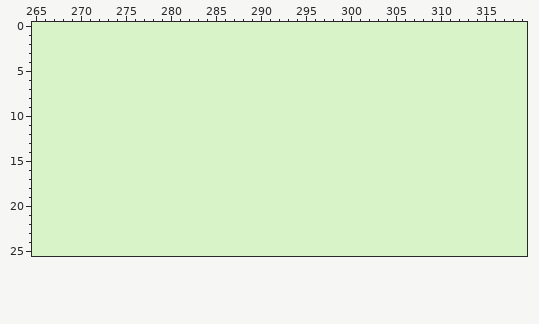
Two versions of one pixel-art file, assets/screen.aseprite. The first picture shows the starting point.
320x240 pixels, 1 frame. Colours within 5 levels of each other are drawn and written as one. Shown: x 265..319, y 0..25. The commit also changed other parts of the picture, which this record leaves out.
Once edited:
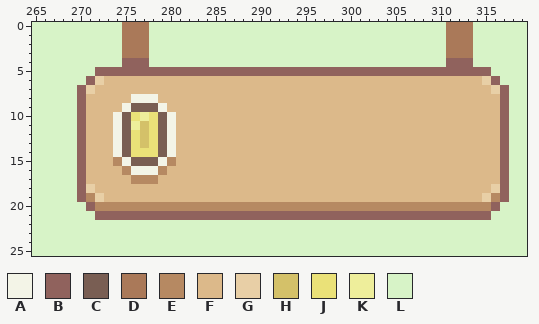
Palette (. is transparent): A #f3f4e7  B #90625d  C #795e53  D #aa7959  E #b68962  F #dcb98a  G #e8cfa6  H #d4c169  J #eae178  K #eeee9b  L #d7f3c7
The author wrote: breeding result price background
Edits made:
layer "Market/prices Copy" added
--- layer "Market/prices Copy"
@@ x 265..319 @@
- 0 LLLLLLLLLLLLLLLLLLLLLLLLLLLLLLLLLLLLLLLLLLLLLLLLLLLLLLL
- 1 LLLLLLLLLLLLLLLLLLLLLLLLLLLLLLLLLLLLLLLLLLLLLLLLLLLLLLL
- 2 LLLLLLLLLLLLLLLLLLLLLLLLLLLLLLLLLLLLLLLLLLLLLLLLLLLLLLL
- 3 LLLLLLLLLLLLLLLLLLLLLLLLLLLLLLLLLLLLLLLLLLLLLLLLLLLLLLL
- 4 LLLLLLLLLLLLLLLLLLLLLLLLLLLLLLLLLLLLLLLLLLLLLLLLLLLLLLL
- 5 LLLLLLLLLLLLLLLLLLLLLLLLLLLLLLLLLLLLLLLLLLLLLLLLLLLLLLL
- 6 LLLLLLLLLLLLLLLLLLLLLLLLLLLLLLLLLLLLLLLLLLLLLLLLLLLLLLL
- 7 LLLLLLLLLLLLLLLLLLLLLLLLLLLLLLLLLLLLLLLLLLLLLLLLLLLLLLL
- 8 LLLLLLLLLLLLLLLLLLLLLLLLLLLLLLLLLLLLLLLLLLLLLLLLLLLLLLL
- 9 LLLLLLLLLLLLLLLLLLLLLLLLLLLLLLLLLLLLLLLLLLLLLLLLLLLLLLL
-10 LLLLLLLLLLLLLLLLLLLLLLLLLLLLLLLLLLLLLLLLLLLLLLLLLLLLLLL
-11 LLLLLLLLLLLLLLLLLLLLLLLLLLLLLLLLLLLLLLLLLLLLLLLLLLLLLLL
-12 LLLLLLLLLLLLLLLLLLLLLLLLLLLLLLLLLLLLLLLLLLLLLLLLLLLLLLL
-13 LLLLLLLLLLLLLLLLLLLLLLLLLLLLLLLLLLLLLLLLLLLLLLLLLLLLLLL
-14 LLLLLLLLLLLLLLLLLLLLLLLLLLLLLLLLLLLLLLLLLLLLLLLLLLLLLLL
-15 LLLLLLLLLLLLLLLLLLLLLLLLLLLLLLLLLLLLLLLLLLLLLLLLLLLLLLL
-16 LLLLLLLLLLLLLLLLLLLLLLLLLLLLLLLLLLLLLLLLLLLLLLLLLLLLLLL
-17 LLLLLLLLLLLLLLLLLLLLLLLLLLLLLLLLLLLLLLLLLLLLLLLLLLLLLLL
-18 LLLLLLLLLLLLLLLLLLLLLLLLLLLLLLLLLLLLLLLLLLLLLLLLLLLLLLL
-19 LLLLLLLLLLLLLLLLLLLLLLLLLLLLLLLLLLLLLLLLLLLLLLLLLLLLLLL
-20 LLLLLLLLLLLLLLLLLLLLLLLLLLLLLLLLLLLLLLLLLLLLLLLLLLLLLLL
-21 LLLLLLLLLLLLLLLLLLLLLLLLLLLLLLLLLLLLLLLLLLLLLLLLLLLLLLL
+ 0 LLLLLLLLLLDDDLLLLLLLLLLLLLLLLLLLLLLLLLLLLLLLLLDDDLLLLLL
+ 1 LLLLLLLLLLDDDLLLLLLLLLLLLLLLLLLLLLLLLLLLLLLLLLDDDLLLLLL
+ 2 LLLLLLLLLLDDDLLLLLLLLLLLLLLLLLLLLLLLLLLLLLLLLLDDDLLLLLL
+ 3 LLLLLLLLLLDDDLLLLLLLLLLLLLLLLLLLLLLLLLLLLLLLLLDDDLLLLLL
+ 4 LLLLLLLLLLBBBLLLLLLLLLLLLLLLLLLLLLLLLLLLLLLLLLBBBLLLLLL
+ 5 LLLLLLLBBBBBBBBBBBBBBBBBBBBBBBBBBBBBBBBBBBBBBBBBBBBLLLL
+ 6 LLLLLLBGFFFFFFFFFFFFFFFFFFFFFFFFFFFFFFFFFFFFFFFFFFGBLLL
+ 7 LLLLLBGFFFFFFFFFFFFFFFFFFFFFFFFFFFFFFFFFFFFFFFFFFFFGBLL
+ 8 LLLLLBFFFFFAAAFFFFFFFFFFFFFFFFFFFFFFFFFFFFFFFFFFFFFFBLL
+ 9 LLLLLBFFFFACCCAFFFFFFFFFFFFFFFFFFFFFFFFFFFFFFFFFFFFFBLL
+10 LLLLLBFFFACJKJCAFFFFFFFFFFFFFFFFFFFFFFFFFFFFFFFFFFFFBLL
+11 LLLLLBFFFACKHJCAFFFFFFFFFFFFFFFFFFFFFFFFFFFFFFFFFFFFBLL
+12 LLLLLBFFFACJHJCAFFFFFFFFFFFFFFFFFFFFFFFFFFFFFFFFFFFFBLL
+13 LLLLLBFFFACJHJCAFFFFFFFFFFFFFFFFFFFFFFFFFFFFFFFFFFFFBLL
+14 LLLLLBFFFACJJJCAFFFFFFFFFFFFFFFFFFFFFFFFFFFFFFFFFFFFBLL
+15 LLLLLBFFFEACCCAEFFFFFFFFFFFFFFFFFFFFFFFFFFFFFFFFFFFFBLL
+16 LLLLLBFFFFEAAAEFFFFFFFFFFFFFFFFFFFFFFFFFFFFFFFFFFFFFBLL
+17 LLLLLBFFFFFEEEFFFFFFFFFFFFFFFFFFFFFFFFFFFFFFFFFFFFFFBLL
+18 LLLLLBGFFFFFFFFFFFFFFFFFFFFFFFFFFFFFFFFFFFFFFFFFFFFGBLL
+19 LLLLLBEGFFFFFFFFFFFFFFFFFFFFFFFFFFFFFFFFFFFFFFFFFFGEBLL
+20 LLLLLLBEEEEEEEEEEEEEEEEEEEEEEEEEEEEEEEEEEEEEEEEEEEEBLLL
+21 LLLLLLLBBBBBBBBBBBBBBBBBBBBBBBBBBBBBBBBBBBBBBBBBBBBLLLL
 22 LLLLLLLLLLLLLLLLLLLLLLLLLLLLLLLLLLLLLLLLLLLLLLLLLLLLLLL
